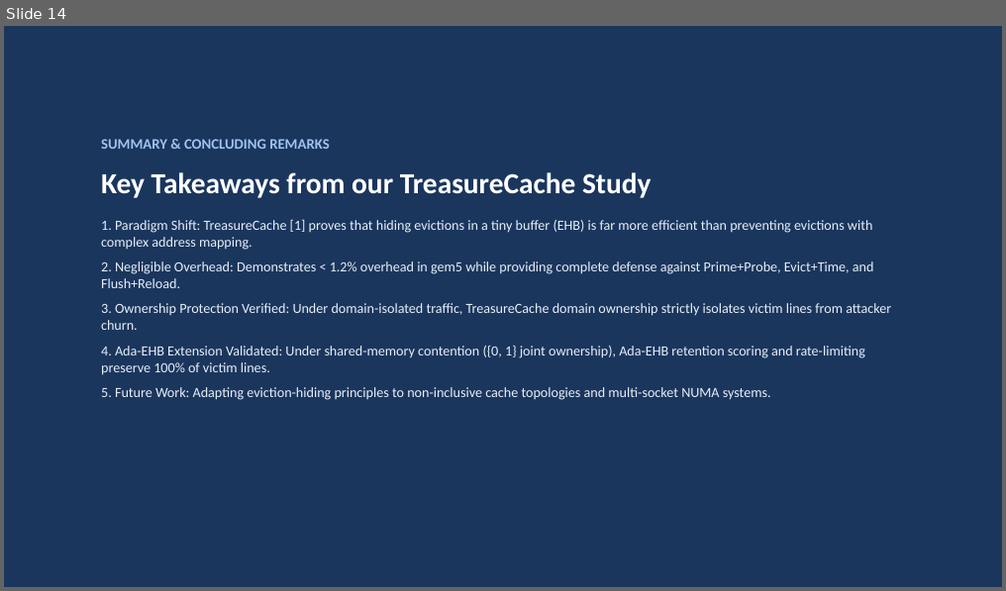
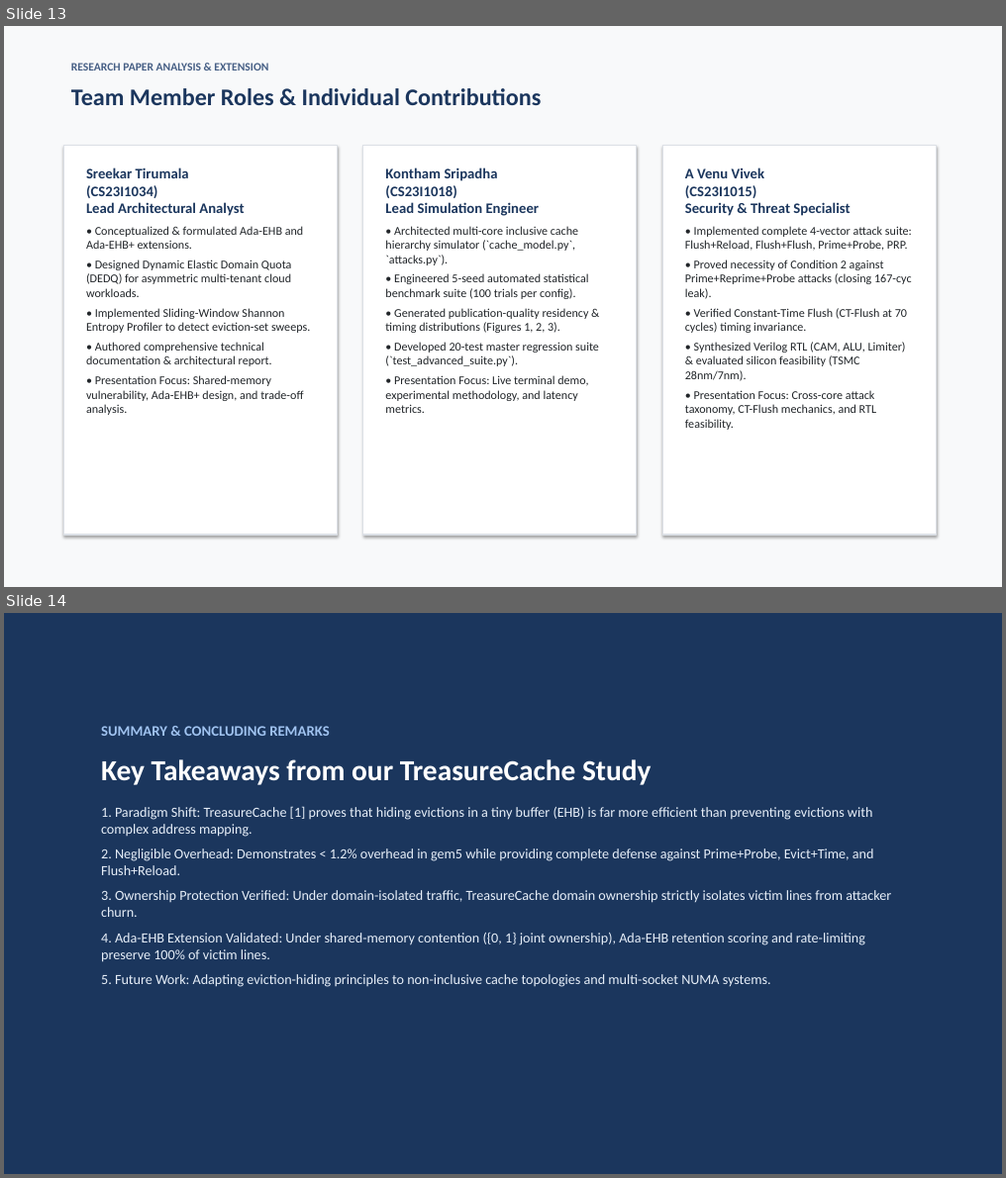
Before and after one commit to Sripadh16/IS-project, a slide deck: TreasureCache_Presentation.pptx. Shown one above the other, each under a label of ours: slide 14 before the commit, slides 13 and 14 after it. The pictures are 1006x591 and 1006x1178 pixels, drawn with LibreOffice and Linux fonts; fonts in the diff are those of the drawing. Boxes give left, top, right and bottom in pixels: in the first picture for what was removed or moved away, otherwise in the second. Text is boxed around its words. In the diff, an @@ line names an element or a change of style, - is before the commit and + after.

Commit message:
Integrate Ada-EHB+ extension, multi-vector attack suite, hardware RTL synthesis, formal proofs, and 3-member team roster

```diff
--- a/TreasureCache_Presentation.pptx
+++ b/TreasureCache_Presentation.pptx
@@ slide 13 added at bbox=[4, 26, 1002, 587], background #F8F9FA @@
@@ text added at bbox=[71, 63, 268, 71], 11 pt, text #465F85, bold @@
+RESEARCH PAPER ANALYSIS & EXTENSION
@@ text added at bbox=[71, 88, 541, 105], 23 pt, text #1B365D, bold @@
+Team Member Roles & Individual Contributions
@@ rectangle added at bbox=[63, 146, 338, 535], fill #FFFFFF, outline #DCE0E6 1 pt @@
@@ text added at bbox=[86, 168, 310, 415], 11.5 pt, text #212529 @@
+Sreekar Tirumala
+(CS23I1034)
+Lead Architectural Analyst
+• Conceptualized & formulated Ada-EHB and Ada-EHB+ extensions.
+• Designed Dynamic Elastic Domain Quota (DEDQ) for asymmetric multi-tenant cloud workloads.
+• Implemented Sliding-Window Shannon Entropy Profiler to detect eviction-set sweeps.
+• Authored comprehensive technical documentation & architectural report.
+• Presentation Focus: Shared-memory vulnerability, Ada-EHB+ design, and trade-off analysis.
@@ rectangle added at bbox=[363, 146, 637, 535], fill #FFFFFF, outline #DCE0E6 1 pt @@
@@ text added at bbox=[385, 168, 599, 413], 11.5 pt, text #212529 @@
+Kontham Sripadha
+(CS23I1018)
+Lead Simulation Engineer
+• Architected multi-core inclusive cache hierarchy simulator (`cache_model.py`, `attacks.py`).
+• Engineered 5-seed automated statistical benchmark suite (100 trials per config).
+• Generated publication-quality residency & timing distributions (Figures 1, 2, 3).
+• Developed 20-test master regression suite (`test_advanced_suite.py`).
+• Presentation Focus: Live terminal demo, experimental methodology, and latency metrics.
@@ rectangle added at bbox=[662, 146, 936, 535], fill #FFFFFF, outline #DCE0E6 1 pt @@
@@ text added at bbox=[685, 168, 912, 430], 11.5 pt, text #212529 @@
+A Venu Vivek
+(CS23I1015)
+Security & Threat Specialist
+• Implemented complete 4-vector attack suite: Flush+Reload, Flush+Flush, Prime+Probe, PRP.
+• Proved necessity of Condition 2 against Prime+Reprime+Probe attacks (closing 167-cyc leak).
+• Verified Constant-Time Flush (CT-Flush at 70 cycles) timing invariance.
+• Synthesized Verilog RTL (CAM, ALU, Limiter) & evaluated silicon feasibility (TSMC 28nm/7nm).
+• Presentation Focus: Cross-core attack taxonomy, CT-Flush mechanics, and RTL feasibility.
```
Also in this commit, not shown: 1 slide changed, 1 slide removed, 27 other files.
